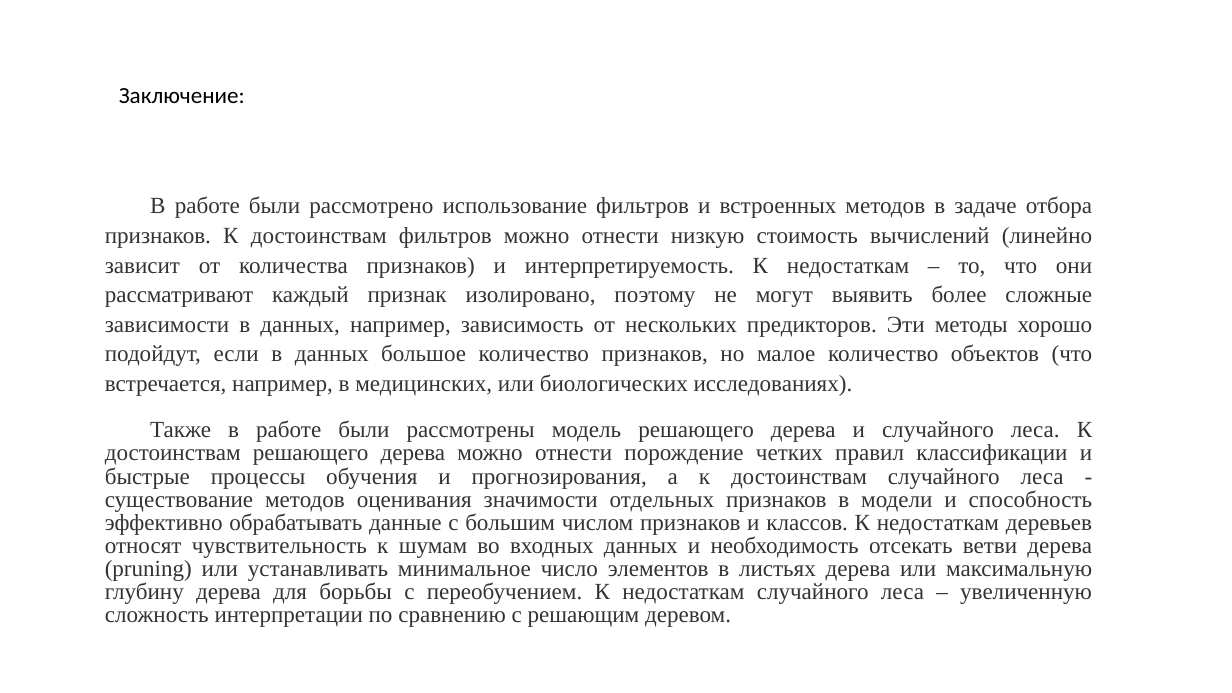
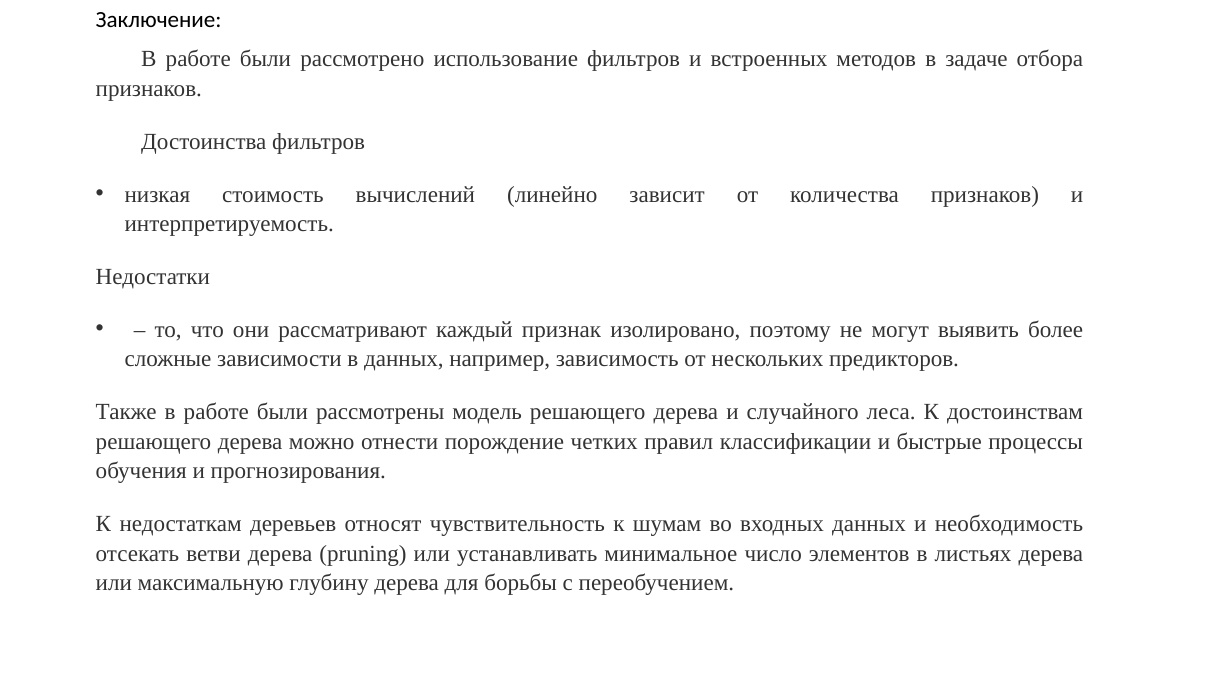
Before and after one commit to ghbdtncjctl/kkkkk, a slide deck: slide 12 of Методы анализа влияния входных признаков при разработке моделей.pptx. Drawn at 1232x693 pixels with LibreOffice and Linux fonts; fonts in the diff are those of the drawing. Boxes give left, top, right and bottom in pixels: in the first picture for what was removed or moved away, otherwise in the second. Text is boxed around its words. In the diff, an @@ line names an element or a change of style, - is before the commit and + after.

```diff
--- a/Методы анализа влияния входных признаков при разработке моделей.pptx
+++ b/Методы анализа влияния входных признаков при разработке моделей.pptx
@@ text "Заключение:": place and size @@
-text "Заключение:" at box(119, 88, 245, 103)
+text "Заключение:" at box(96, 12, 222, 27)
@@ text at box(96, 49, 1084, 595): text changed @@
-В работе были рассмотрено использование фильтров и встроенных методов в задаче отбора признаков. К достоинствам фильтров можно отнести низкую стоимость вычислений (линейно зависит от количества признаков) и интерпретируемость. К недостаткам – то, что они рассматривают каждый признак изолировано, поэтому не могут выявить более сложные зависимости в данных, например, зависимость от нескольких предикторов. Эти методы хорошо подойдут, если в данных большое количество признаков, но малое количество объектов (что встречается, например, в медицинских, или биологических исследованиях).
-Также в работе были рассмотрены модель решающего дерева и случайного леса. К достоинствам решающего дерева можно отнести порождение четких правил классификации и быстрые процессы обучения и прогнозирования, а к достоинствам случайного леса - существование методов оценивания значимости отдельных признаков в модели и способность эффективно обрабатывать данные с большим числом признаков и классов. К недостаткам деревьев относят чувствительность к шумам во входных данных и необходимость отсекать ветви дерева (pruning) или устанавливать минимальное число элементов в листьях дерева или максимальную глубину дерева для борьбы с переобучением. К недостаткам случайного леса – увеличенную сложность интерпретации по сравнению с решающим деревом.
+В работе были рассмотрено использование фильтров и встроенных методов в задаче отбора признаков.
+Достоинства фильтров
+• низкая стоимость вычислений (линейно зависит от количества признаков) и интерпретируемость.
+Недостатки
+• – то, что они рассматривают каждый признак изолировано, поэтому не могут выявить более сложные зависимости в данных, например, зависимость от нескольких предикторов.
+Также в работе были рассмотрены модель решающего дерева и случайного леса. К достоинствам решающего дерева можно отнести порождение четких правил классификации и быстрые процессы обучения и прогнозирования.
+К недостаткам деревьев относят чувствительность к шумам во входных данных и необходимость отсекать ветви дерева (pruning) или устанавливать минимальное число элементов в листьях дерева или максимальную глубину дерева для борьбы с переобучением.
```
Also in this commit, not shown: 1 slide added, 1 slide removed, 11 other files.
